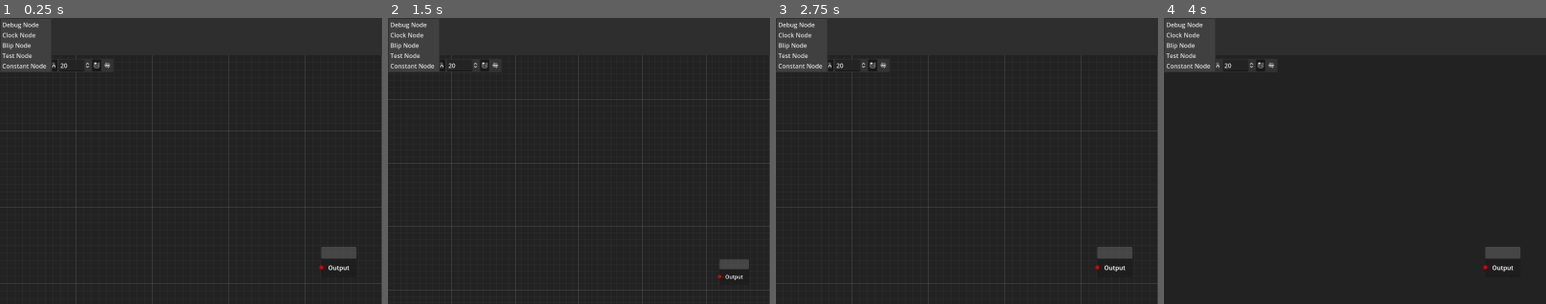
Above: before the commit, frames 1-4 (left to right).
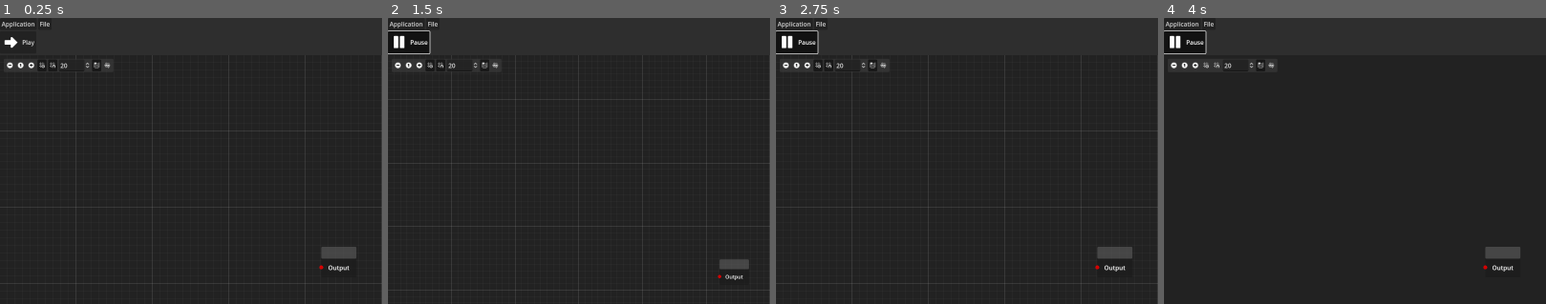
Above: after the commit, the same moments.

Repository: phkeese/Sonic-Thinking
Game: Godot game, scene res://scenes/main.tscn
The game is run twice, just before and just after one commit, with the same random seed, the same clock (stepped at 60 frames per second) and the same inputs.
Inputs (mouse positions are % of the whole screen's width and height, from its top left):
- Up to frame 1 (0.25 s): no input
- Up to frame 2 (1.5 s): click "Play" at 0.5 s; click (1, 8) at 1.25 s
- Up to frame 3 (2.75 s): click (4, 8) at 2 s
- Up to frame 4 (4 s): click (6, 8) at 2.75 s; click (7, 8) at 3.5 s
The pictures show only the part of the screen within x 0-50%, y 0-50%; the shares and areas given below are measured in that part.

The runs differ from the first frame. In frame 1, 1.6% of the frame differs, in the area x 0-14%, y 0-19%; in frame 2, 1.8%; in frame 3, 1.8%; in frame 4, 1.7%.
Error before the commit: Invalid call. Nonexistent function 'get_connection_output_count' in base 'GraphNode (BaseNode)'. (res://scripts/workspace.gd:59)

Commit message:
refactor computation

Diff:
--- a/scenes/add_node_menu.tscn
+++ b/scenes/add_node_menu.tscn
@@ -8,7 +8,6 @@
 
 [node name="AddNodeMenu" type="PopupMenu"]
 title = "Add Node"
-visible = true
 script = ExtResource("1_n1jwh")
 node_scenes = Array[PackedScene]([ExtResource("2_audsq"), ExtResource("3_cr4xo"), ExtResource("4_jltir"), ExtResource("5_stx26")])
 
--- a/scenes/nodes/base_node.tscn
+++ b/scenes/nodes/base_node.tscn
@@ -2,7 +2,7 @@
 
 [ext_resource type="Script" path="res://scripts/base_node.gd" id="1_qx7pi"]
 
-[node name="BaseNode" type="GraphNode"]
+[node name="BaseNode" type="GraphNode" groups=["audio"]]
 offset_right = 36.0
 offset_bottom = 54.0
 title = "Base Node"
--- a/scripts/add_node_menu.gd
+++ b/scripts/add_node_menu.gd
@@ -10,6 +10,7 @@
 	for scene in node_scenes:
 		var instance := scene.instantiate() as BaseNode
 		add_item(instance.title)
+		instance.queue_free()
 
 
 func _on_index_pressed(index: int) -> void:
--- a/scripts/autoload/synth_globals.gd
+++ b/scripts/autoload/synth_globals.gd
@@ -1,7 +1,7 @@
 extends Node
 
 
-var sample_rate := 10 :
+var sample_rate := 48_000 :
 	get:
 		return sample_rate
 	set(value):
--- a/scripts/base_node.gd
+++ b/scripts/base_node.gd
@@ -19,7 +19,7 @@
 func consume_input(slot: int, count: int) -> PackedVector2Array:
 	var buffer := _get_input_buffer(slot)
 	var data := buffer.slice(0,count)
-	var leftover := buffer.slice(-count)
+	var leftover := buffer.slice(count)
 	_set_input_buffer(slot, leftover)
 	return pad_with(data, Vector2.ZERO, count)
 
--- a/scripts/workspace.gd
+++ b/scripts/workspace.gd
@@ -76,10 +76,10 @@
 	var to := get_node(str(to_node)) as BaseNode
 
 
-# Get all nodes without consumers
-func _get_output_nodes() -> Array[BaseNode]:
+# Get all audio nodes
+func _get_audio_nodes() -> Array[BaseNode]:
 	var nodes : Array[BaseNode] = []
-	for node in get_tree().get_nodes_in_group("output"):
+	for node in get_tree().get_nodes_in_group("audio"):
 		nodes.append(node)
 	return nodes
 
@@ -87,8 +87,8 @@
 # Recompute the global order of computation for all nodes
 func _get_compute_order() -> Array[BaseNode]:
 	var order : Array[BaseNode] = []
-	for output in _get_output_nodes():
-		_build_tree(output, order)
+	for node in _get_audio_nodes():
+		_build_tree(node, order)
 	return order
 
 
